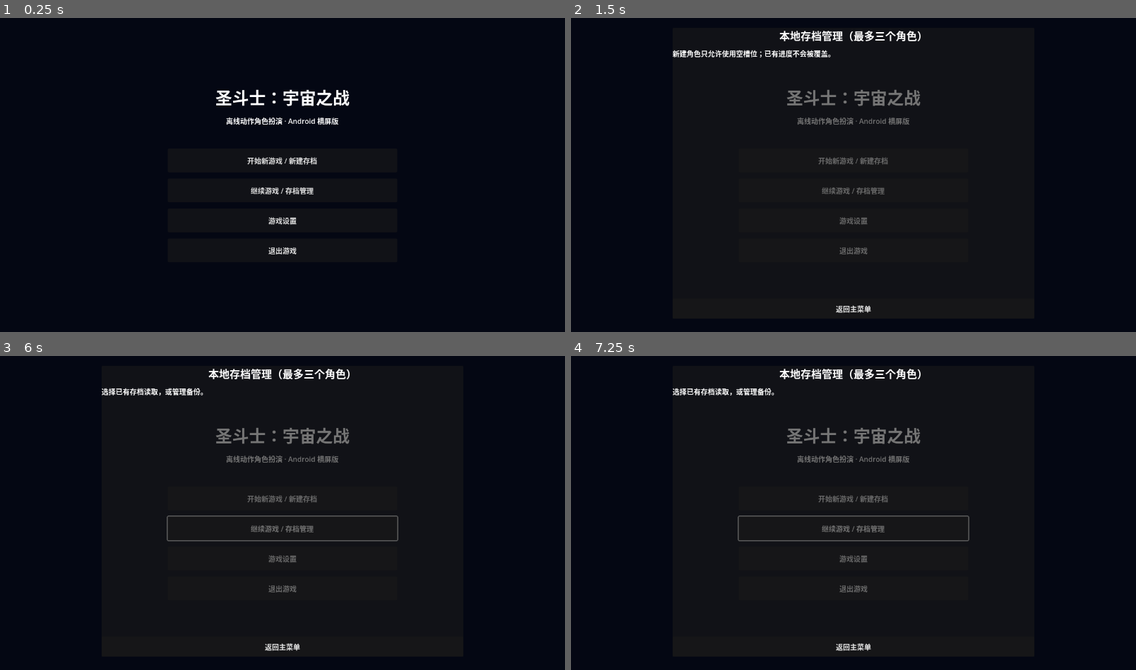
Above: before the commit, frames 1-4 (two rows, left to right).
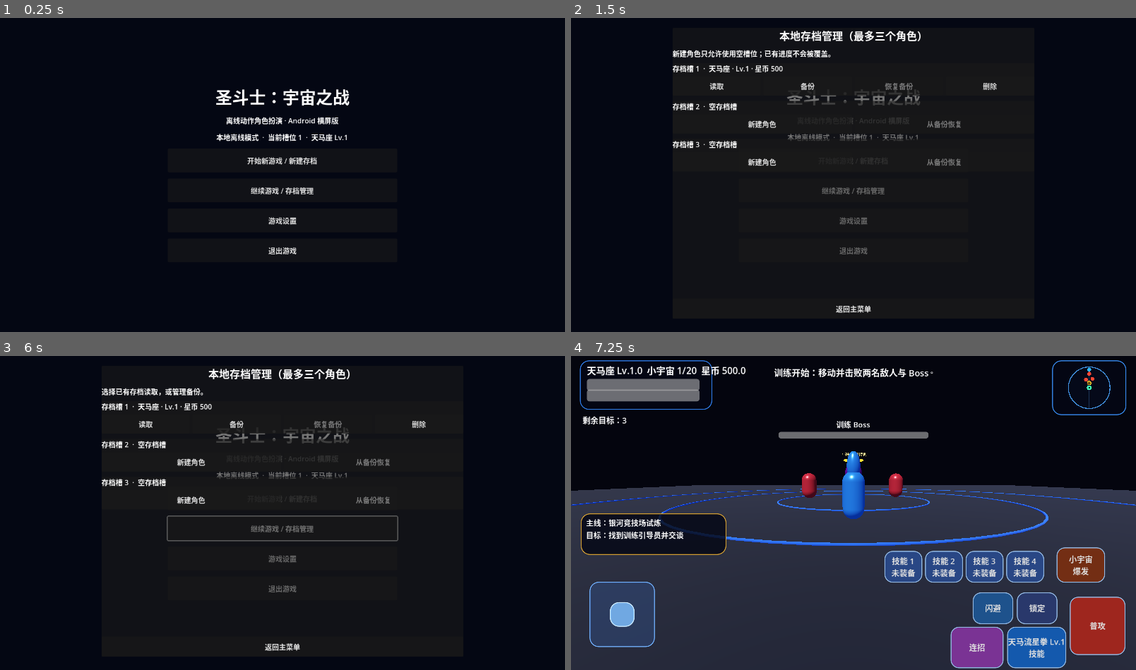
Above: after the commit, the same moments.

Repository: Qazwesrd/Saint-Seiya-Universe-War
Game: Godot game, scene res://scenes/main_menu.tscn
Same seed, same stepped clock (60 frames per second), same inputs: the game is played once before the commit and once after it.
Inputs (mouse positions are in pixels of both pictures, inside the frame that each line leads up to):
- Up to frame 1 (0.25 s): no input
- Up to frame 2 (1.5 s): click "开始新游戏 / 新建存档" at 0.5 s; click "开始新游戏 / 新建存档" at 1.25 s
- Up to frame 3 (6 s): click "继续游戏 / 存档管理" at 2 s; click "游戏设置" at 2.75 s; click "返回主菜单" at 3.5 s; tap Enter (ui_accept) at 4.25, 4.52, 5, 5.75 s; move the mouse to (406, 494) at 4.27 s; hold Right (ui_right) 4.28-5 s; click (406, 494) at 4.42 s; drag from (169, 525) to (254, 575) at 5.02 s; move the mouse to (339, 440) at 5.77 s; hold Right (ui_right) from 5.78 s (still down)
- Up to frame 4 (7.25 s): release Right (ui_right) at 6.5 s; click (717, 425) at 6.5 s, where only the run after the commit has a clickable "读取"

The runs differ from the first frame. In frame 1, 0.8% of the frame differs, in the area x 38-62%, y 22-40%; in frame 2, 2.1%; in frame 3, 2.1%; in frame 4, 60%, in the area x 0-100%, y 1-100%.
Error before the commit: Parse Error: Used tab character for indentation instead of space as used before in the file. (res://scripts/rpg_state.gd:175)

Commit message:
Normalize RPGState indentation for Godot parser

Diff:
--- a/game/scripts/rpg_state.gd
+++ b/game/scripts/rpg_state.gd
@@ -172,22 +172,22 @@
   return add_items({item_id: quantity})
 
 func add_items(items: Dictionary) -> bool:
-	if items.is_empty():
-		return false
-	for item_id in items.keys():
-		if not ITEM_DATA.has(str(item_id)) or int(items[item_id]) <= 0:
-			return false
-	var previous_inventory: Dictionary = profile.get("inventory", {}).duplicate(true)
-	var inventory: Dictionary = previous_inventory.duplicate(true)
-	for item_id in items.keys():
-		inventory[str(item_id)] = int(inventory.get(str(item_id), 0)) + int(items[item_id])
-	profile["inventory"] = inventory
-	if not save_slot(active_slot):
-		profile["inventory"] = previous_inventory
-		return false
-	_emit_change()
-	EventBus.inventory_changed.emit(inventory.duplicate(true))
-	return true
+ if items.is_empty():
+  return false
+ for item_id in items.keys():
+  if not ITEM_DATA.has(str(item_id)) or int(items[item_id]) <= 0:
+   return false
+ var previous_inventory: Dictionary = profile.get("inventory", {}).duplicate(true)
+ var inventory: Dictionary = previous_inventory.duplicate(true)
+ for item_id in items.keys():
+  inventory[str(item_id)] = int(inventory.get(str(item_id), 0)) + int(items[item_id])
+ profile["inventory"] = inventory
+ if not save_slot(active_slot):
+  profile["inventory"] = previous_inventory
+  return false
+ _emit_change()
+ EventBus.inventory_changed.emit(inventory.duplicate(true))
+ return true
 func equip_item(item_id: String) -> bool:
  if not ITEM_DATA.has(item_id):
   return false
